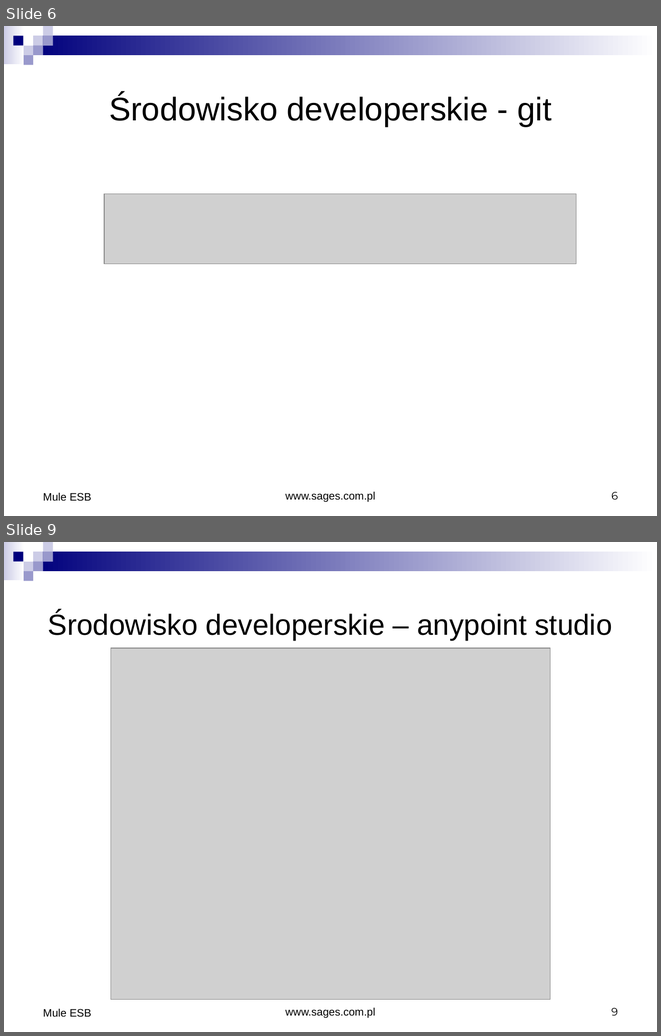
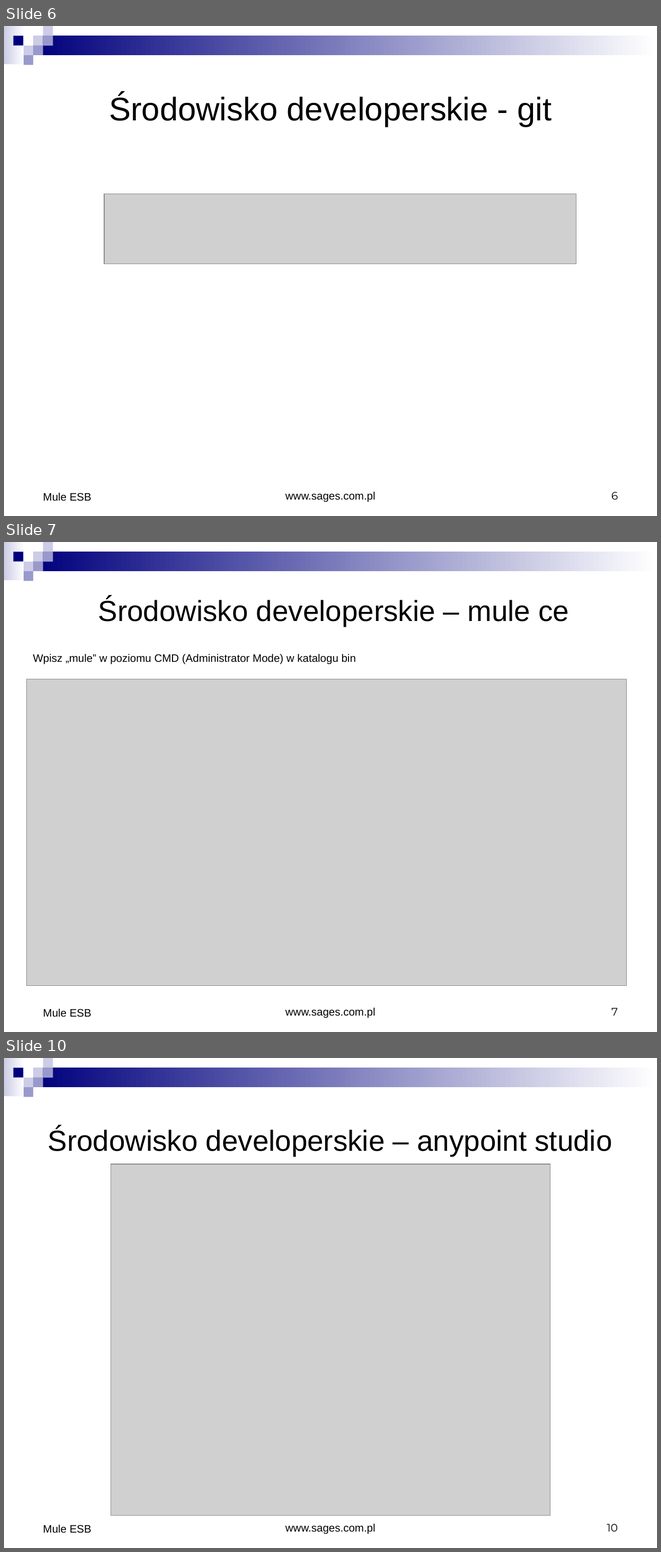
Before and after one commit to pawelpietrasz/resources, a slide deck: Rozdział 2/2.pptx. Shown one above the other, each under a label of ours: slides 6 and 9 before the commit, slides 6, 7 and 10 after it; the slides between them are not shown. The pictures are 661x1036 and 661x1552 pixels, drawn with LibreOffice and Linux fonts; fonts in the diff are those of the drawing; grey boxes stand for pictures. Boxes give left, top, right and bottom in pixels: in the first picture for what was removed or moved away, otherwise in the second. Text is boxed around its words. In the diff, an @@ line names an element or a change of style, - is before the commit and + after.

```diff
--- a/Rozdział 2/2.pptx
+++ b/Rozdział 2/2.pptx
@@ slide 7 added at [4,542,657,1032], background #FFFFFF; not listed: 9 template elements that a slide beside it also shows @@
@@ text added at [98,598,569,626], 32 pt, text #000000 @@
+Środowisko developerskie – mule ce
@@ text added at [33,654,356,664], 12 pt, text #000000 @@
+Wpisz „mule” w poziomu CMD (Administrator Mode) w katalogu bin
@@ picture added at [27,679,627,986] @@
@@ text added at [43,1008,91,1017], 12 pt, text #000000 @@
+Mule ESB
@@ text added at [285,1007,376,1017], 12 pt, text #000000 @@
+www.sages.com.pl
@@ page number added at [611,1007,618,1015], 12 pt, text #000000 @@
+7
@@ what was slide 9 is now slide 10 @@
@@ page number at [607,1523,618,1531]: text changed @@
-9
+10
```
Also in this commit, not shown: 3 slides changed, 1 other slide added.
